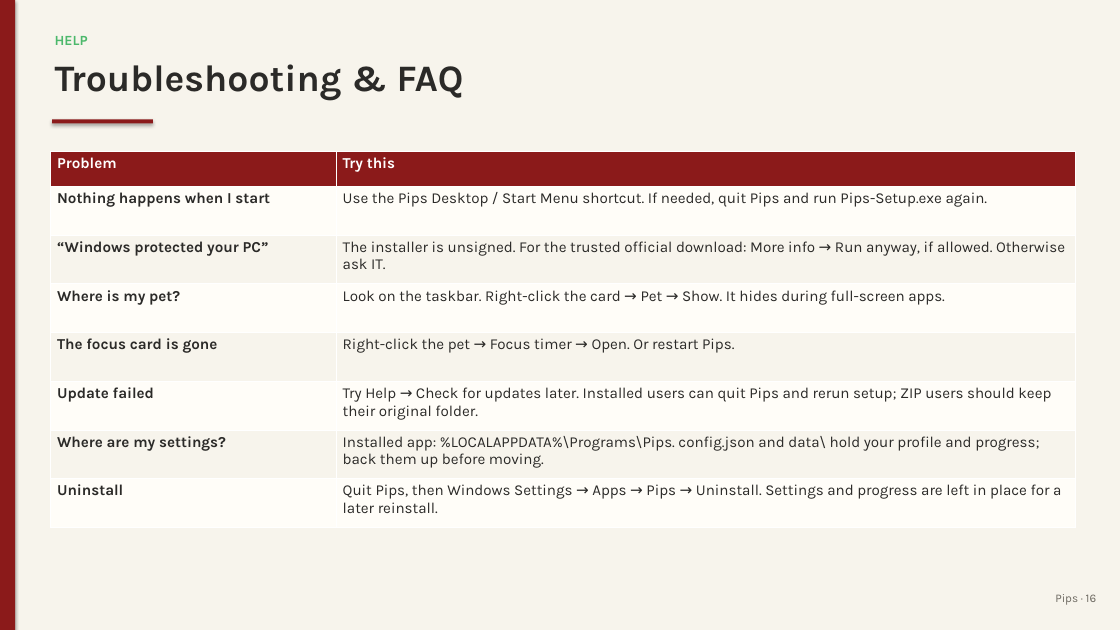
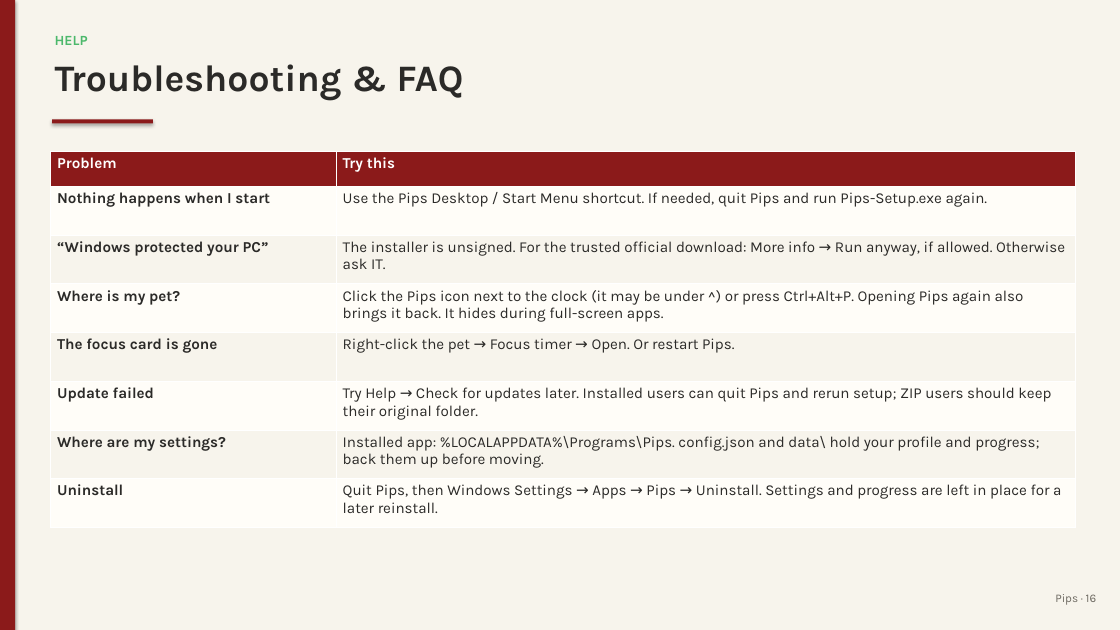
Before and after one commit to juw12/projects, a slide deck: slide 16 of apps/pips/web/download/Pips-Guide.pptx. Drawn at 1120x630 pixels with LibreOffice and Linux fonts; fonts in the diff are those of the drawing. Boxes give left, top, right and bottom in pixels: in the first picture for what was removed or moved away, otherwise in the second. Text is boxed around its words. In the diff, an @@ line names an element or a change of style, - is before the commit and + after.

Commit message:
pips 2.17.0: Find your pet anytime

```diff
--- a/apps/pips/web/download/Pips-Guide.pptx
+++ b/apps/pips/web/download/Pips-Guide.pptx
@@ table at <box>50,151,1075,528</box> @@
-row 4, column 2: Look on the taskbar. Right-click the card → Pet → Show. It hides during full-screen apps.
+row 4, column 2: Click the Pips icon next to the clock (it may be under ^) or press Ctrl+Alt+P. Opening Pips again also brings it back. It hides during full-screen apps.
```
Also in this commit, not shown: 3 other slides changed, 11 other files.
